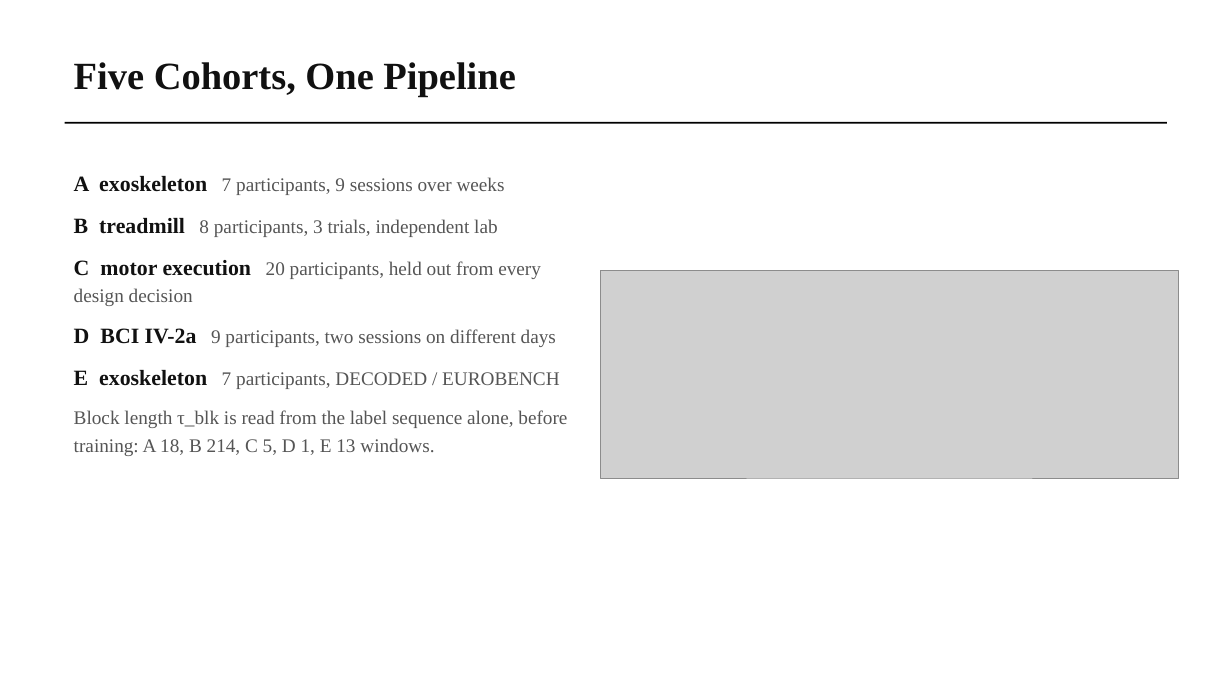
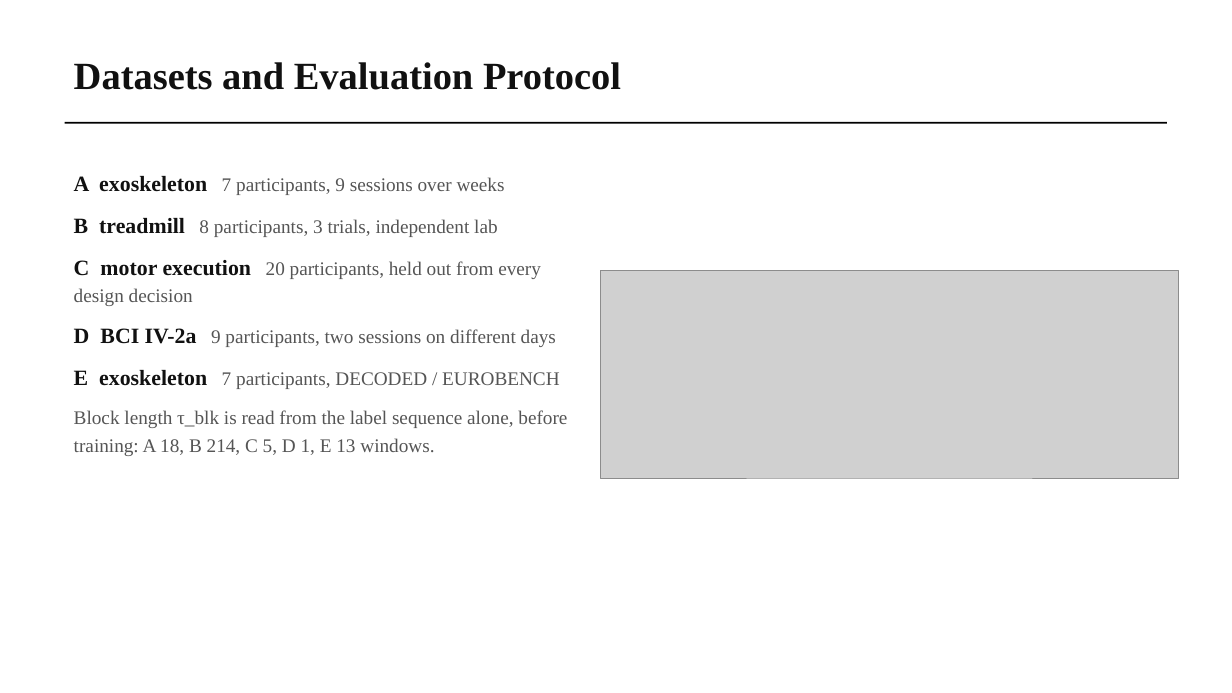
Before and after one commit to wshuv-o/calmnet, a slide deck: slide 8 of presentation/CALM-Net_final_presentation.pptx. Drawn at 1232x693 pixels with LibreOffice and Linux fonts; fonts in the diff are those of the drawing; grey boxes stand for pictures. Boxes give left, top, right and bottom in pixels: in the first picture for what was removed or moved away, otherwise in the second. Text is boxed around its words. In the diff, an @@ line names an element or a change of style, - is before the commit and + after.

```diff
--- a/presentation/CALM-Net_final_presentation.pptx
+++ b/presentation/CALM-Net_final_presentation.pptx
@@ text at box(74, 62, 621, 90): text changed @@
-Five Cohorts, One Pipeline
+Datasets and Evaluation Protocol
```
Also in this commit, not shown: 13 other slides changed, 2 other files.
